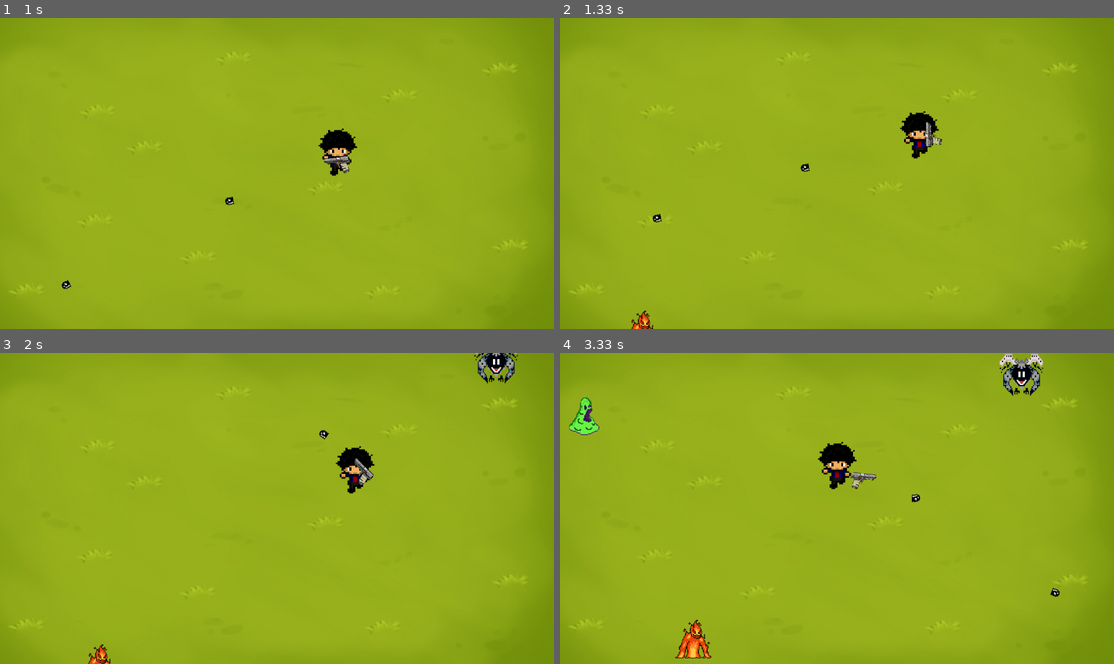
Above: before the commit, frames 1-4 (two rows, left to right).
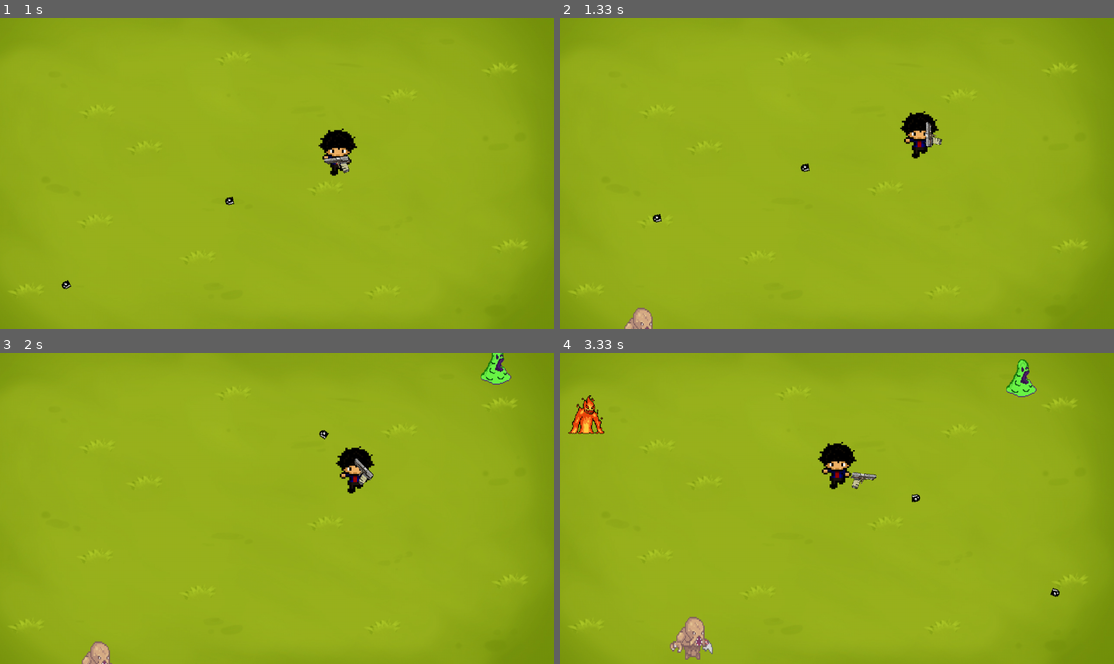
Above: after the commit, the same moments.

Repository: m13w/Legacy_of_Brok
Game: pygame game, started from pygame- game/main.py
Two runs of this game, one before a commit and one after it. Both use one fixed random seed, a clock stepped at 60 frames per second and the inputs below.
Inputs (mouse positions are in pixels of both pictures, inside the frame that each line leads up to):
- Up to frame 1 (1 s): hold D 0.33-0.8 s; move the mouse to (254, 185) at 0.37 s; hold W from 0.83 s (still down); move the mouse to (144, 176) at 0.87 s
- Up to frame 2 (1.33 s): release W at 1.13 s; hold D from 1.17 s (still down); move the mouse to (920, 64) at 1.2 s
- Up to frame 3 (2 s): release D at 1.63 s; hold A from 1.67 s (still down); move the mouse to (288, 402) at 1.7 s
- Up to frame 4 (3.33 s): release A at 2.2 s; hold S 2.23-2.53 s; move the mouse to (842, 539) at 2.27 s; hold A 2.57-2.97 s; move the mouse to (981, 558) at 2.6 s; hold W from 3 s (still down); move the mouse to (981, 480) at 3.03 s

Frame 1 is identical in both runs. In frame 2, 0.3% of the frame differs, in the area x 11-17%, y 93-100%; in frame 3, 0.9%; in frame 4, 2.0%, in the area x 1-88%, y 0-99%.

Commit message:
Improved code readability and correctness. The elimination of unnecessary variables and improvements to the collision handling make the code more straightforward and maintainable.

Diff:
--- a/pygame- game/engine_init.py
+++ b/pygame- game/engine_init.py
@@ -50,34 +50,25 @@
         self.radius = PLAYER_COL_RADIUS
         self.gun_image = gun_image
         self.gun_rect = self.gun_image.get_rect()
-        self.gun_offset = pygame.Vector2(30, 30) #se refera la pozitia relativa fata de player
+        self.gun_offset = pygame.Vector2(30, 30) #player - gun relative position.
         self.gun_angle = 0
         self.projectiles = []
         self.shoot_cooldown = 0
         self.shoot_delay = 0.35
         self.gun_direction = pygame.Vector2(1, 0)
         self.level = 0
-        self.window_bounds = pygame.display.get_surface().get_rect() # Get window bounds
+        self.window_bounds = pygame.display.get_surface().get_rect()
 
     def shoot(self, mouse_pos):
         if self.shoot_cooldown <= 0:
-            # Calculate direction and angle
             direction = pygame.Vector2(mouse_pos[0] - self.rect.centerx, mouse_pos[1] - self.rect.centery)
-            angle = math.atan2(direction.y, direction.x)
-
-            # Calculate the firing point relative to the player's position
             firing_point = self.gun_rect.center
-
-            # Calculate the bullet's velocity
-            bullet_velocity = direction.normalize() * BULLET_SPEED   # Adjust the bullet speed as needed
-
-            # Create and append the bullet with the current gun angle
+            bullet_velocity = direction.normalize() * BULLET_SPEED
             bullet = Bullet(projectile_image, firing_point, bullet_velocity, self.gun_angle)
             self.projectiles.append(bullet)
             self.shoot_cooldown = self.shoot_delay
 
     def update(self, dt, keys, mouse_pos):
-        #player movement
         if keys[pygame.K_w] and self.rect.top > self.window_bounds.top:
             self.rect.y -= 300 * dt
         if keys[pygame.K_s] and self.rect.bottom < self.window_bounds.bottom:
@@ -90,34 +81,29 @@
         self.gun_rect.center = self.rect.center + self.gun_offset
         angle = math.atan2(mouse_pos[1] - self.rect.centery, mouse_pos[0] - self.rect.centerx)
         self.gun_angle = math.degrees(angle)
-
         self.gun_direction = pygame.Vector2(math.cos(angle), math.sin(angle))
-
         self.shoot(mouse_pos)
 
-        # Reduce the shoot cooldown
         if self.shoot_cooldown > 0:
             self.shoot_cooldown -= dt
 
         self.check_item_collision()
 
-
     def check_item_collision(self):
         for item in active_items[:]:
             if self.rect.colliderect(item.rect):
                 active_items.remove(item)
-                self.level += 1  # Increase level or experience points
-                print(self.level)
+                self.level += 1
+                print(self.level) #debug console visual
 
     def draw(self, screen):
         screen.blit(self.image, self.rect.topleft)
-        rotated_gun = pygame.transform.rotate(self.gun_image, -self.gun_angle)  # Rotate gun image
+        rotated_gun = pygame.transform.rotate(self.gun_image, -self.gun_angle)
 
         if self.gun_angle > 90 or self.gun_angle < -90:
             self.gun_image = gun_image_rev
         else:
             self.gun_image = gun_image
-
 
         rotated_rect = rotated_gun.get_rect(center=self.gun_rect.center)
         screen.blit(rotated_gun, rotated_rect.topleft)
@@ -137,32 +123,24 @@
             direction.normalize_ip()
             self.rect.move_ip(direction * self.speed * dt)
 
-        # Check for collision between player and enemy
-        if self.check_collision(player):
-            game_over = True
-
     def draw(self, screen):
         screen.blit(self.image, self.rect.topleft)
 
     def check_collision(self, player):
-        # Calculate the distance between the player and the enemy
         distance = pygame.math.Vector2(player.rect.center).distance_to(self.rect.center)
 
-        # Check if the distance is less than the sum of the player and enemy radii
         if distance < player.radius + self.radius:
             return True
         else:
             return False
 
     def kill(self):
-        # Generate an item and add it to the list of items
         crytal = Crystal(drop_image, self.rect.center)
         active_items.append(crytal)
 
-        # Remove the enemy from the list of enemies
         if self in enemies:
             enemies.remove(self)
 
     def drop_crystal(self):
-        crystal = Crystal(self.drop_crystal, self.rect.center)  # Use the crystal image you loaded
+        crystal = Crystal(self.drop_crystal, self.rect.center)
         active_items.append(crystal)
--- a/pygame- game/load.py
+++ b/pygame- game/load.py
@@ -1,16 +1,19 @@
 import pygame
 
-# Define the base path to your assets folder
 ASSETS_PATH = "Legacy_of_Brok/pygame- game/assets/"
 
-# Load the images
 background_image = pygame.image.load(ASSETS_PATH + "background1.jpg")
-player_image = pygame.image.load(ASSETS_PATH + "character.png")
+
 enemy_image1 = pygame.image.load(ASSETS_PATH + "enemy.png")
 enemy_image2 = pygame.image.load(ASSETS_PATH + "enemy2.png")
 enemy_image3 = pygame.image.load(ASSETS_PATH + "enemy3.gif")
+enemy_image4 = pygame.image.load(ASSETS_PATH + "enemy4.png")
+enemy_image5 = pygame.image.load(ASSETS_PATH + "enemy5.png")
 
 # Scale the images
+player_image = pygame.image.load(ASSETS_PATH + "character.png")
+player_image = pygame.transform.scale(player_image, (90, 110))
+
 reset_image = pygame.image.load(ASSETS_PATH + "reset.png")
 reset_image = pygame.transform.scale(reset_image, (300, 100))
 
@@ -32,5 +35,7 @@
 enemy_images = [
     pygame.transform.scale(enemy_image1, (100, 100)),
     pygame.transform.scale(enemy_image2, (100, 100)),
-    pygame.transform.scale(enemy_image3, (100, 100))
+    pygame.transform.scale(enemy_image3, (100, 100)),
+    pygame.transform.scale(enemy_image4, (85, 100)),
+    pygame.transform.scale(enemy_image5, (100, 100))
 ]
--- a/pygame- game/main.py
+++ b/pygame- game/main.py
@@ -1,11 +1,12 @@
-""" un brotato cu mecanici de upgrade de chicken invaders - main file by VladIfju and CiprianPopa"""
+"""
+Brotato with chicken invaders upgrade mechanics - main file developed by VladIfju and CiprianPopa
+"""
 import pygame
-import pygame.mask
 import random
+import sys
 from user_settings import ENEMY_SPAWN_RATE, WINDOW_WIDTH, WINDOW_HEIGHT
 from engine_init import Crystal, Player, Enemy, Explosion, active_items
 from load import background_image, player_image, enemy_images, reset_image, shot_effect
-import sys
 
 # pygame setup
 pygame.init()
@@ -13,17 +14,11 @@
 clock = pygame.time.Clock()
 running = True
 game_over = False
-dt = 0
 pygame.display.set_caption("Legacy of Brok")
-
-# Load your character image
 pygame.display.set_icon(player_image)
 font = pygame.font.Font(None, 64)
+dt = 0
 
-# Resize the character image
-player_image = pygame.transform.scale(player_image, (90, 110))
-
-# button for reset UI
 reset_button_rect = reset_image.get_rect()
 reset_button_rect.center = (screen.get_width() / 2, screen.get_height() / 2 + 100)
 
@@ -42,7 +37,6 @@
     player.level = 0  # Reset level
     active_items.clear()
 
-
 #MAIN GAME LOOP
 while running:
     for event in pygame.event.get():
@@ -53,12 +47,11 @@
 
     if not game_over:
         screen.blit(background_image, (0, 0))  #DRAW BACKGROUND
-
         keys = pygame.key.get_pressed()
         player.update(dt, keys, mouse_pos=mouse_pos)
         player.draw(screen)
 
-        # Detect and handle bullet-enemy collisions
+        # Detect and handle bullet-enemy collisions + explosions
         for bullet in player.projectiles[:]:
             bullet.update(dt)
             for enemy in enemies[:]:
@@ -69,8 +62,6 @@
                     explosion = Explosion(shot_effect, enemy.rect.center, 200) # 200 = ms
                     active_explosions.append(explosion)
                     break
-
-
         for explosion in active_explosions[:]:
             if explosion.update():
                 active_explosions.remove(explosion)
@@ -89,8 +80,8 @@
                 game_over = True
                 break
 
-        # Spawn enemies from random edges
-        if random.random() < ENEMY_SPAWN_RATE:  #SPAWN RATE
+        #Spawning mechanism
+        if random.random() < ENEMY_SPAWN_RATE:
             spawn_edge = random.choice(["top", "bottom", "left", "right"])
             if spawn_edge == "top":
                 spawn_point = pygame.Vector2(random.uniform(0, screen.get_width()), 0)
@@ -107,7 +98,6 @@
 
         for bullet in player.projectiles:
             bullet.update(dt)
-
             rotated_bullet = pygame.transform.rotate(bullet.image, -bullet.angle)  # Rotate bullet image
             rotated_rect = rotated_bullet.get_rect(center=bullet.rect.center)
             screen.blit(rotated_bullet, rotated_rect.topleft)
@@ -120,7 +110,6 @@
         for item in active_items[:]:
             if isinstance(item, Crystal):
                 item.draw(screen)
-
             item.draw(screen)
 
     else:
@@ -133,10 +122,8 @@
         if reset_button_rect.collidepoint(mouse_x, mouse_y) and mouse_clicked[0]:
             reset_game()
 
-    # flip() the display to put your work on screen
     pygame.display.flip()
-    # limits FPS to 60
-    dt = clock.tick(60) / 1000
+    dt = clock.tick(60) / 1000  # limits FPS to 60
 
 pygame.quit()
 sys.exit()
Binary file added: pygame- game/assets/enemy4.png
Binary file added: pygame- game/assets/enemy5.png
